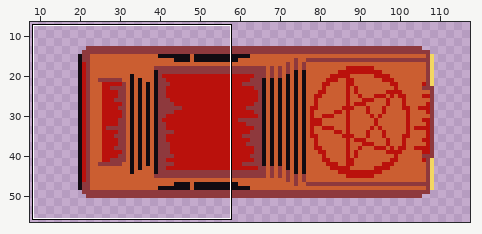
One commit to this sprite sheet: Art/Sprites/luficers_car.png. The picture above shows the old version from afar; the outline marks the close-up.
Close-up. Before:
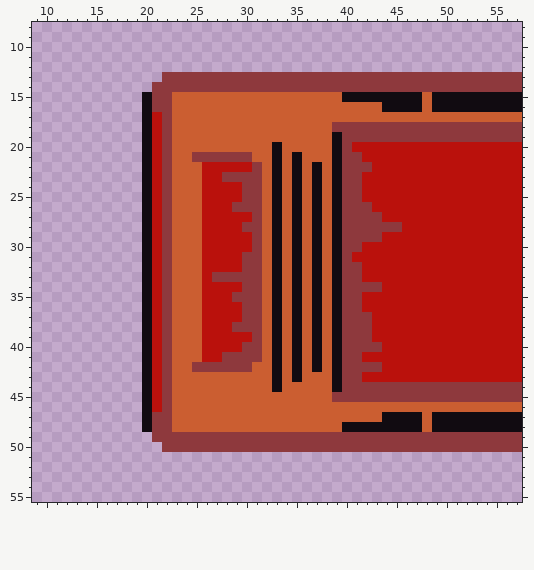
The file is 128x64 pixels. Shown: x 9..57, y 8..55. The wide view leaves out empty margins. The commit also changed other parts of the picture, which this record leaves out.
After the commit:
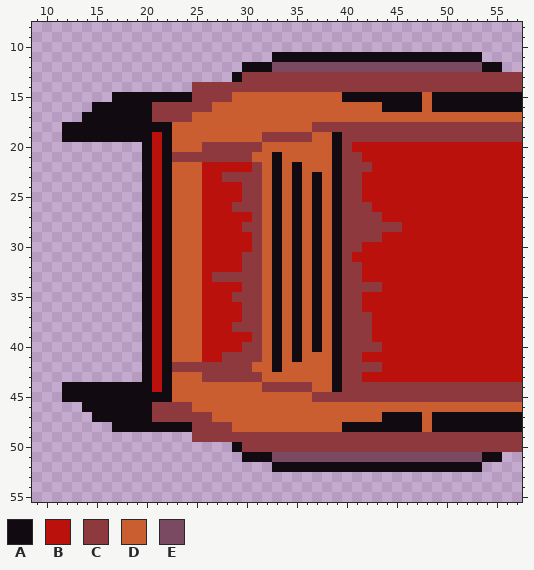
Palette (. is transparent): A #110b11  B #ba110c  C #8e393d  D #cb5e31  E #7a4962
What changed:
Changed rows in their new state; - is an unchanged pixel.
first column x 12:
11 ---------------------AAAAAAAAAAAAAAAAAAAAA--
12 ------------------AAAEEEEEEEEEEEEEEEEEEEEEAA
13 ----------.......A--------------------------
14 ---------....-------------------------------
15 -----AAA-AAAACCCC---------------------------
16 ---AAAAA---CCCC-----------------------------
17 --AAAAAA-C-CC-------------------------------
18 AAAAAAAA-AA--------------CC-----------------
19 AAAAAAAA--A---------CCCCC-------------------
20 ----------A---CCCCCC-D----------------------
21 ----------ACC----------D--------------------
22 ----------A--------------D------------------
23 ----------A---------------------------------
24 ----------A---------------------------------
25 ----------A---------------------------------
26 ----------A---------------------------------
27 ----------A---------------------------------
28 ----------A---------------------------------
29 ----------A---------------------------------
30 ----------A---------------------------------
31 ----------A---------------------------------
32 ----------A---------------------------------
33 ----------A---------------------------------
34 ----------A---------------------------------
35 ----------A---------------------------------
36 ----------A---------------------------------
37 ----------A---------------------------------
38 ----------A---------------------------------
39 ----------A---------------------------------
40 ----------A---------------------------------
41 ----------A--------------D------------------
42 ----------ACC----------D-D------------------
43 ----------A---CCCCCC-D-D--------------------
44 AAAAAAAA--A---------CCCCC-------------------
45 AAAAAAAA-AA--------------CC-----------------
46 --AAAAAA-C-CC-------------------------------
47 ---AAAAA---CCCC-----------------------------
48 -----AAA-AAAACCCC---------------------------
49 ---------....-------------------------------
50 ----------.......A--------------------------
51 ------------------AAAEEEEEEEEEEEEEEEEEEEEEAA
52 ---------------------AAAAAAAAAAAAAAAAAAAAA--
Where, in picture pixels (left, top, right, bottom), the same in both close-ups:
changed: (62, 52, 502, 472)
